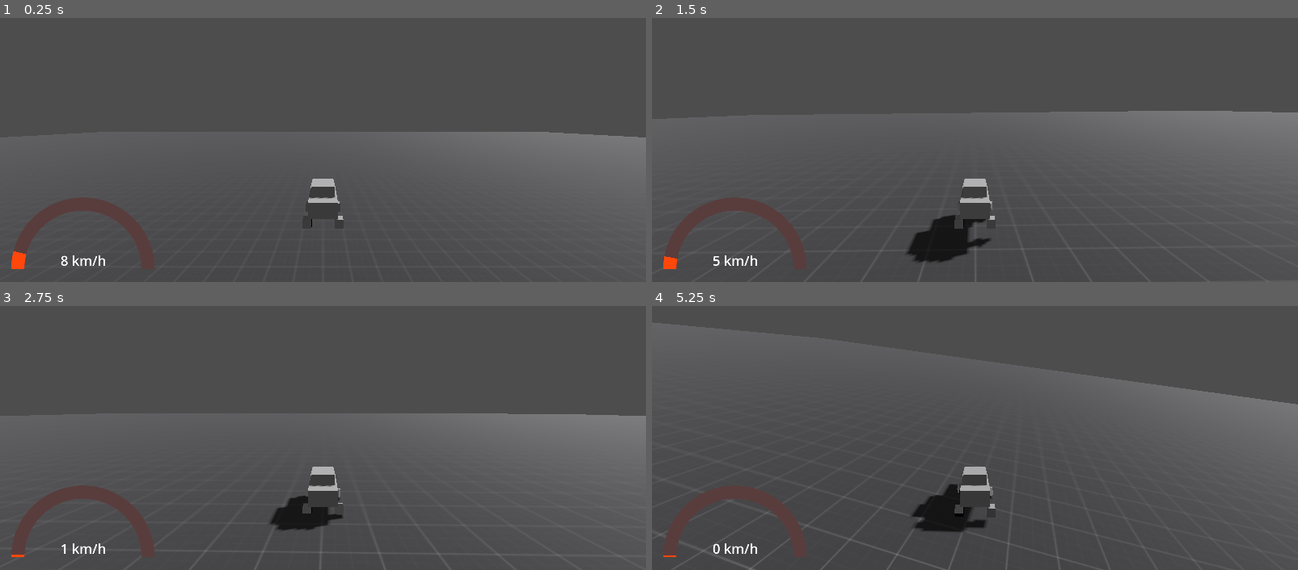
Above: before the commit, frames 1-4 (two rows, left to right).
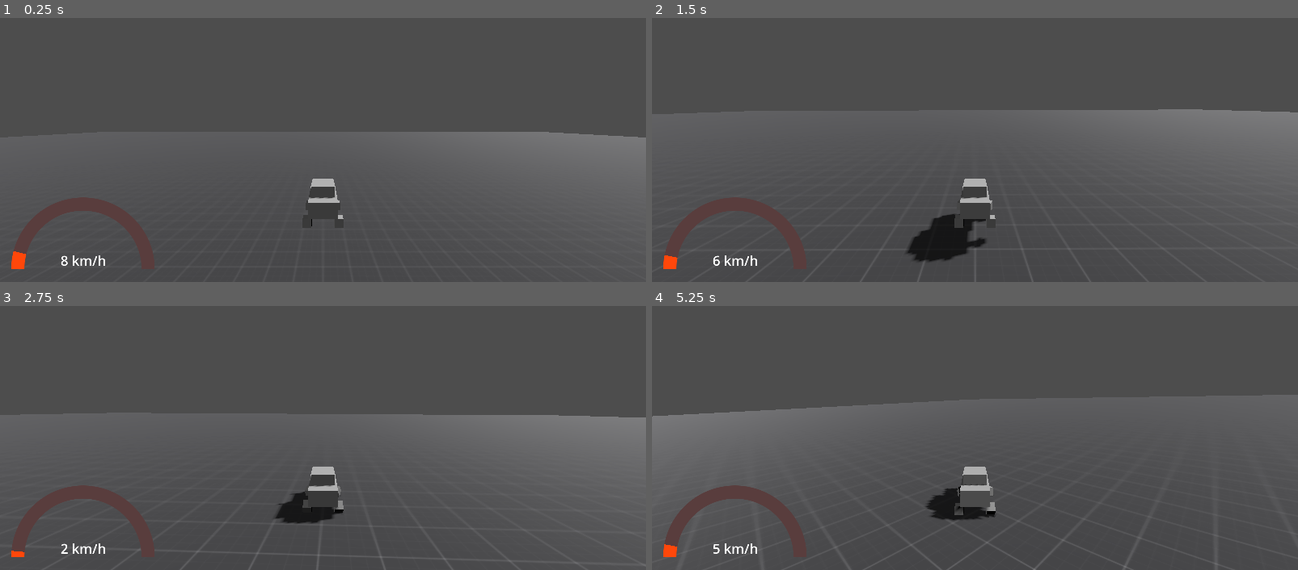
Above: after the commit, the same moments.

Repository: applejag/bornhack-2024-game
Game: Godot game, scene res://scenes/world.tscn
Two runs of this game, one before a commit and one after it. Both use one fixed random seed, a clock stepped at 60 frames per second and the inputs below.
Inputs:
- Up to frame 1 (0.25 s): no input
- Up to frame 2 (1.5 s): hold D (steer_right) 0.53-1.28 s; hold S (move_back) from 1.28 s (still down)
- Up to frame 3 (2.75 s): release S (move_back) at 2.03 s; hold D (steer_right) from 2.03 s (still down)
- Up to frame 4 (5.25 s): release D (steer_right) at 2.78 s; hold W (move_forward) 2.78-3.53 s; hold A (steer_left) 3.53-5.03 s; hold S (move_back) from 5.03 s (still down)

The runs differ from the first frame. In frame 1, less than 0.1% of the frame differs, in the area x 47-54%, y 69-80%; in frame 2, 0.3%; in frame 3, 0.8%; in frame 4, 5.5%, in the area x 0-90%, y 6-100%.

Commit message:
Steering kinda works

Diff:
--- a/scenes/player.gd
+++ b/scenes/player.gd
@@ -1,18 +1,42 @@
 class_name Player
 extends VehicleBody3D
 
-@export var speed: float = 30
-@export var brake_force: float = 30
+@export var max_speed: float = 30
+@export_range(0, 1) var reverse_speed_factor: float = 0.3
+@export var acceleration: float = 5
+@export var brake_force: float = 1
 
 @export_range(0, 90) var steer_angle: float = 30
 @export var steer_speed: float = 1
 
 func _process(delta: float) -> void:
-    engine_force = speed if Input.is_action_pressed("move_forward") else 0.0
-    brake = brake_force if Input.is_action_pressed("move_back") else 0.0
+    var current_velocity = linear_velocity
+    var forward_mps = (current_velocity * transform.basis).x
+    var current_speed = current_velocity.length()
+
+    if Input.is_action_pressed("move_forward"):
+        # Increase engine force at low speeds to make the initial acceleration faster.
+        if current_speed < acceleration and current_speed != 0:
+            engine_force = clamp(max_speed * acceleration / current_speed, 0, 100)
+        else:
+            engine_force = max_speed
+    else:
+        engine_force = 0
+
+    if Input.is_action_pressed("move_back"):
+        # Increase engine force at low speeds to make the initial acceleration faster.
+        if forward_mps >= -1:
+            if current_speed < acceleration and current_speed != 0:
+                engine_force = -clamp(max_speed * reverse_speed_factor * acceleration / current_speed, 0, 100)
+            else:
+                engine_force = -max_speed * reverse_speed_factor
+        else:
+            brake = brake_force
+    else:
+        brake = 0.0
 
     var target_steering = Input.get_axis("steer_right", "steer_left") * steer_angle
     steering = deg_to_rad(clamp(
-        lerp(rad_to_deg(steering), target_steering, steer_speed * delta),
+        move_toward(rad_to_deg(steering), target_steering, steer_speed * delta),
         -steer_angle,
         steer_angle))
--- a/scenes/player.tscn
+++ b/scenes/player.tscn
@@ -12,16 +12,17 @@
 
 [node name="Player" type="VehicleBody3D"]
 script = ExtResource("1_8nyy8")
-speed = 50.0
-brake_force = 5.0
+max_speed = 80.0
+steer_angle = 25.0
+steer_speed = 30.0
 
 [node name="wheel front left" type="VehicleWheel3D" parent="."]
-transform = Transform3D(-1, 0, -8.74228e-08, 0, 1, 0, 8.74228e-08, 0, -1, -0.36, 0.1, -0.473)
+transform = Transform3D(-1, 0, -8.74228e-08, 0, 1, 0, 8.74228e-08, 0, -1, -0.36, 0.123877, -0.473)
 use_as_steering = true
-wheel_roll_influence = 1.0
-wheel_radius = 0.2
+wheel_roll_influence = 3.0
+wheel_radius = 0.14
 wheel_friction_slip = 1.0
-suspension_stiffness = 50.0
+suspension_stiffness = 70.0
 
 [node name="Mesh" type="MeshInstance3D" parent="wheel front left"]
 transform = Transform3D(0.2, 0, 0, 0, 0.2, 0, 0, 0, 0.2, 0, 0, 0)
@@ -29,12 +30,12 @@
 skeleton = NodePath("../..")
 
 [node name="wheel front right" type="VehicleWheel3D" parent="."]
-transform = Transform3D(-1, 0, -8.74228e-08, 0, 1, 0, 8.74228e-08, 0, -1, 0.36, 0.1, -0.473179)
+transform = Transform3D(-1, 0, -8.74228e-08, 0, 1, 0, 8.74228e-08, 0, -1, 0.36, 0.123877, -0.473179)
 use_as_steering = true
-wheel_roll_influence = 1.0
-wheel_radius = 0.2
+wheel_roll_influence = 3.0
+wheel_radius = 0.14
 wheel_friction_slip = 1.0
-suspension_stiffness = 50.0
+suspension_stiffness = 70.0
 
 [node name="Mesh" type="MeshInstance3D" parent="wheel front right"]
 transform = Transform3D(0.2, 0, 0, 0, 0.2, 0, 0, 0, 0.2, 0, 0, 0)
@@ -42,12 +43,12 @@
 skeleton = NodePath("../..")
 
 [node name="wheel back left" type="VehicleWheel3D" parent="."]
-transform = Transform3D(-1, 0, -8.74228e-08, 0, 1, 0, 8.74228e-08, 0, -1, -0.36, 0.1, 0.558)
+transform = Transform3D(-1, 0, -8.74228e-08, 0, 1, 0, 8.74228e-08, 0, -1, -0.36, 0.123877, 0.558)
 use_as_traction = true
-wheel_roll_influence = 1.0
-wheel_radius = 0.2
+wheel_roll_influence = 3.0
+wheel_radius = 0.14
 wheel_friction_slip = 10.0
-suspension_stiffness = 50.0
+suspension_stiffness = 70.0
 
 [node name="Mesh" type="MeshInstance3D" parent="wheel back left"]
 transform = Transform3D(0.2, 0, 0, 0, 0.2, 0, 0, 0, 0.2, 0, 0, 0)
@@ -55,12 +56,12 @@
 skeleton = NodePath("../..")
 
 [node name="wheel back right" type="VehicleWheel3D" parent="."]
-transform = Transform3D(-1, 0, -1.50996e-07, 0, 1, 0, 1.50996e-07, 0, -1, 0.36, 0.1, 0.558)
+transform = Transform3D(-1, 0, -1.50996e-07, 0, 1, 0, 1.50996e-07, 0, -1, 0.36, 0.123877, 0.558)
 use_as_traction = true
-wheel_roll_influence = 1.0
-wheel_radius = 0.2
+wheel_roll_influence = 3.0
+wheel_radius = 0.14
 wheel_friction_slip = 10.0
-suspension_stiffness = 50.0
+suspension_stiffness = 70.0
 
 [node name="Mesh" type="MeshInstance3D" parent="wheel back right"]
 transform = Transform3D(0.2, 0, -1.27146e-08, 0, 0.2, 0, 1.27146e-08, 0, 0.2, 0, 0, 0)
